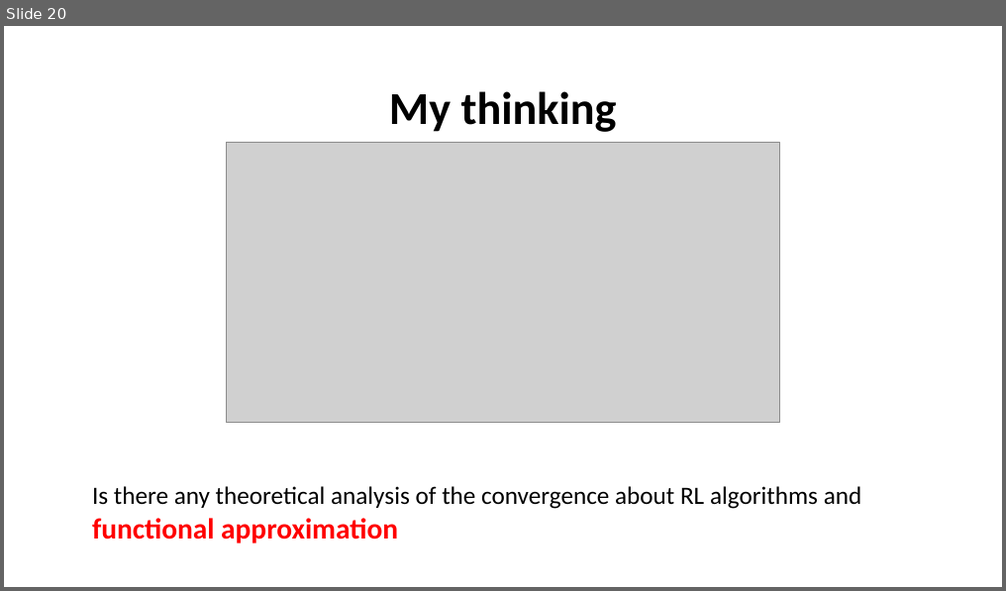
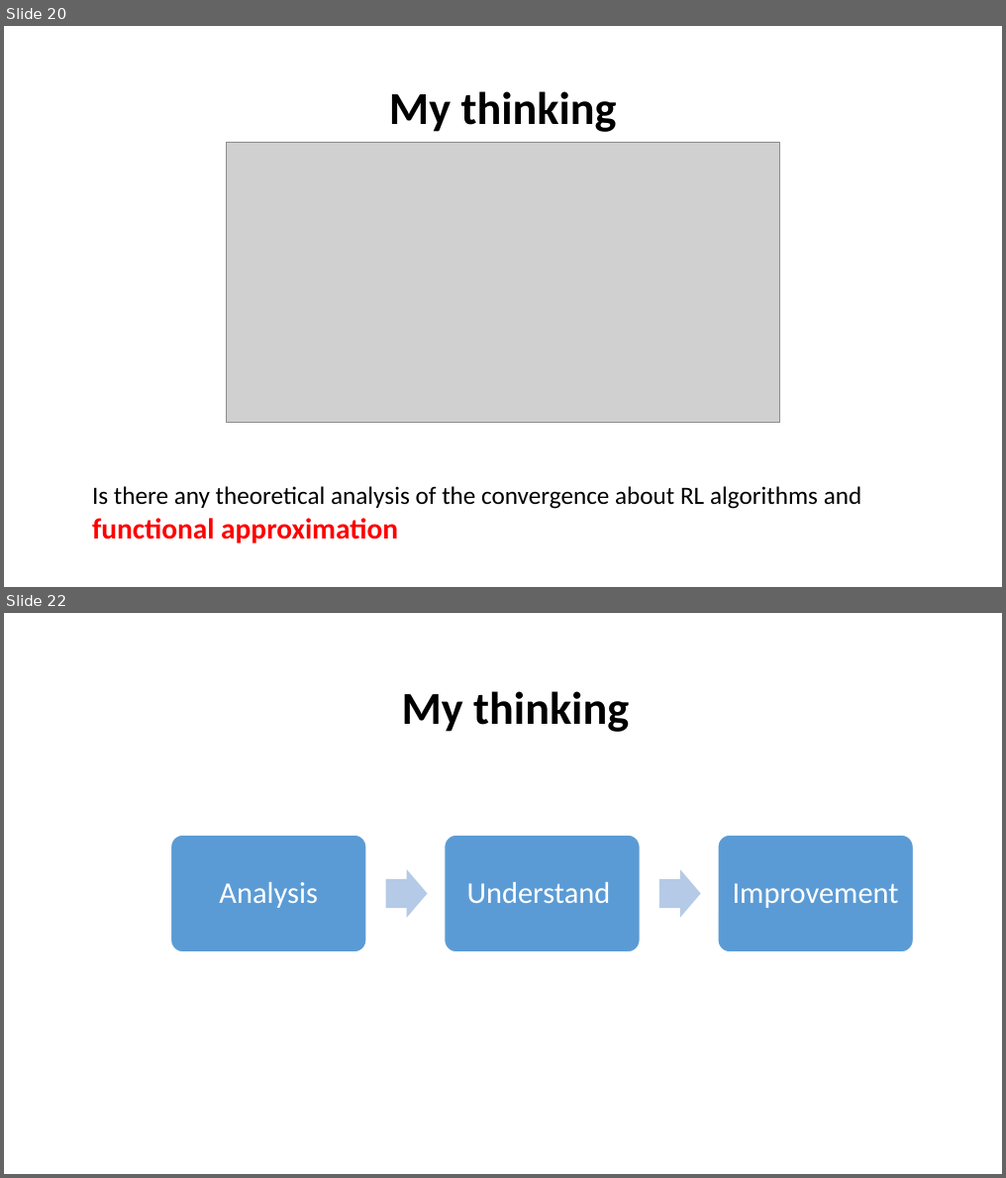
Before and after one commit to xfdywy/RL, a slide deck: FirstSeminar/ThurDRL.pptx. Shown one above the other, each under a label of ours: slide 20 before the commit, slides 20 and 22 after it; the slides between them are not shown. The pictures are 1006x591 and 1006x1178 pixels, drawn with LibreOffice and Linux fonts; fonts in the diff are those of the drawing; grey boxes stand for pictures. Boxes give left, top, right and bottom in pixels: in the first picture for what was removed or moved away, otherwise in the second. Text is boxed around its words. In the diff, an @@ line names an element or a change of style, - is before the commit and + after.

```diff
--- a/FirstSeminar/ThurDRL.pptx
+++ b/FirstSeminar/ThurDRL.pptx
@@ slide 22 added at <box>4,613,1002,1174</box>, background #FFFFFF @@
@@ text added at <box>402,691,629,732</box>, 44 pt, text #000000, bold @@
+My thinking
@@ group added at <box>171,836,914,953</box>: 3 rounded rectangles, 3 texts, 2 right arrows @@
+Analysis
+Understand
+Improvement
```
Also in this commit, not shown: 5 slides changed, 2 other slides added, 1 slide removed.
